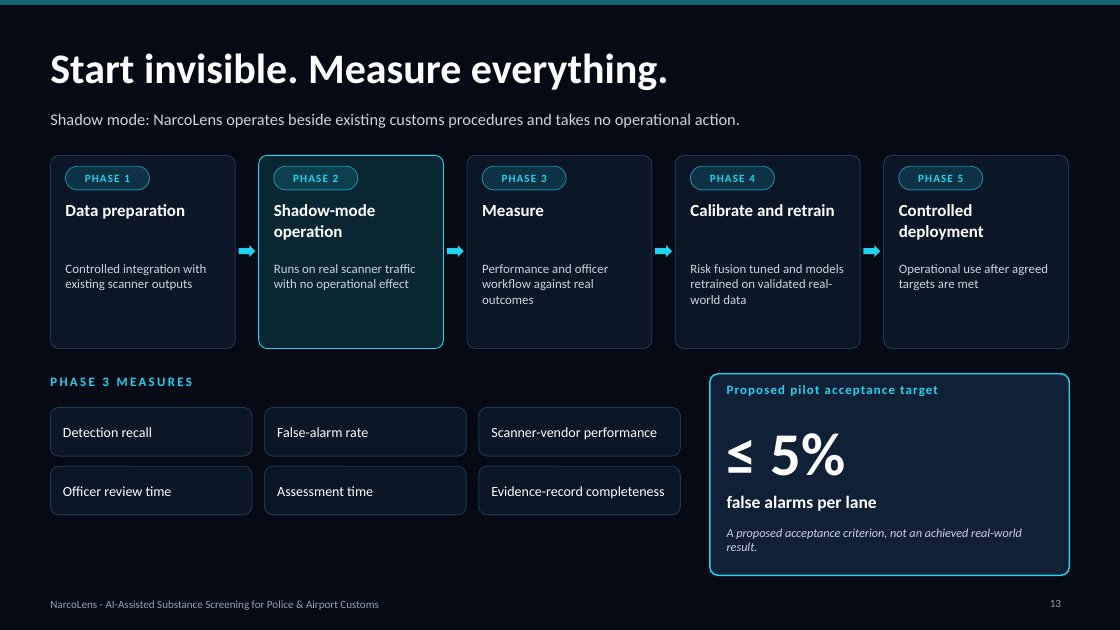
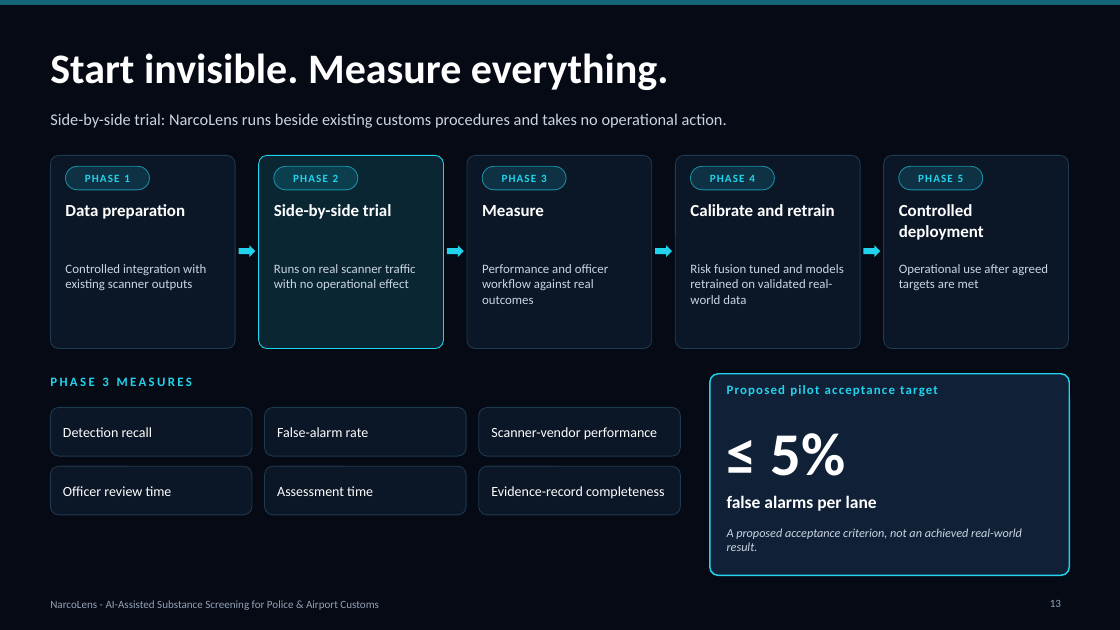
Before and after one commit to farahshaik14/narcolens-eureka, a slide deck: slide 13 of narcolens-pitch-deck.pptx. Drawn at 1120x630 pixels with LibreOffice and Linux fonts; fonts in the diff are those of the drawing. Boxes give left, top, right and bottom in pixels: in the first picture for what was removed or moved away, otherwise in the second. Text is boxed around its words. In the diff, an @@ line names an element or a change of style, - is before the commit and + after.

Commit message:
Use plain wording for the pilot trial; remove theme label from paper, deck and READMEs

```diff
--- a/narcolens-pitch-deck.pptx
+++ b/narcolens-pitch-deck.pptx
@@ text at (50,113,727,128): text changed @@
-Shadow mode: NarcoLens operates beside existing customs procedures and takes no operational action.
+Side-by-side trial: NarcoLens runs beside existing customs procedures and takes no operational action.
@@ text at (274,204,392,219): text changed @@
-Shadow-mode operation
+Side-by-side trial
```
Also in this commit, not shown: 2 other slides changed, 6 other files.
